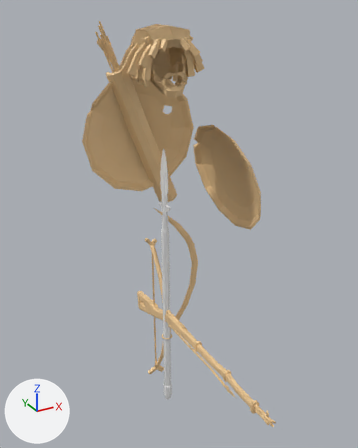
What one commit did to the FBX model Assets/003 - InternalAssets/003 - FBX/001 - Weapons/Weapons and Hairs.fbx.
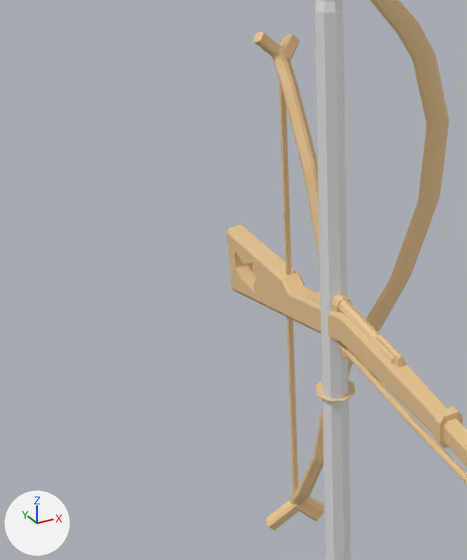
There are two pictures of each version: one whole from a 50 mm lens placed at (-1.444, -2.827, 2.199), pointed at (-0.017, -0.232, 0.902), one close up on the part from 21% to 57% of the width and 51% to 85% of the height. Arrows for +X, +Y and +Z are at lower left; the lights stay in place. The older version's two pictures come first. Where no turn or scale is listed for an object, it has been applied to the vertices. Vertices at exactly the same position are counted once.

Objects in the first close-up: 'Arrow', 'Cylinder', 'bow', 'rifle', 'sword'.
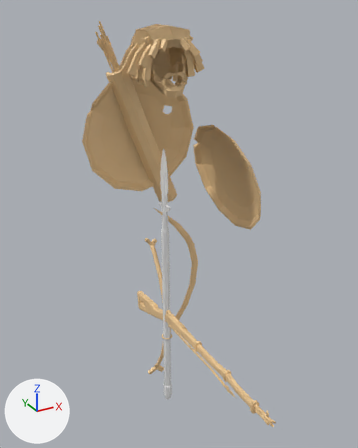
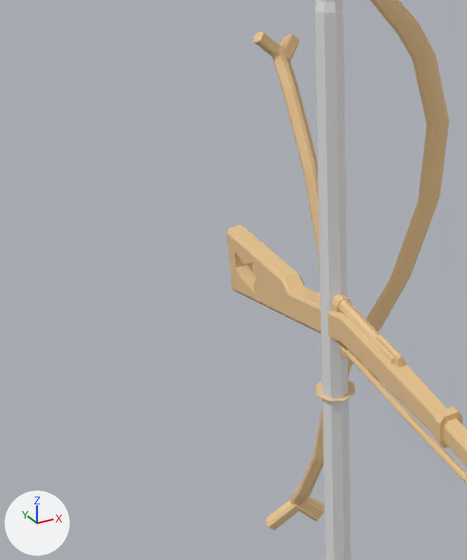
The change in detail:
me_cube_002 is used by ob_bow; location (0.0, 0.0, 0.0).
me_cube_002 had 178 vertices, 204 faces and spanned x -0.07..0.062, y -0.017..0.269, z -0.643..0.614.
me_cube_002 now has 154 vertices, 176 faces and spans x -0.07..0.062, y -0.017..0.269, z -0.643..0.614.
Part 1, on me_cube_002:
24 vertices are removed from x -0.008..0.003, y 0.193..0.215, z -0.403..0.367.
28 faces are deleted.

Changed parts and their boxes [x1, y1, x2, y2] in the close-ups (467 x 560 px):
part 1 of me_cube_002, deleted (brown): before [279, 81, 298, 494]
